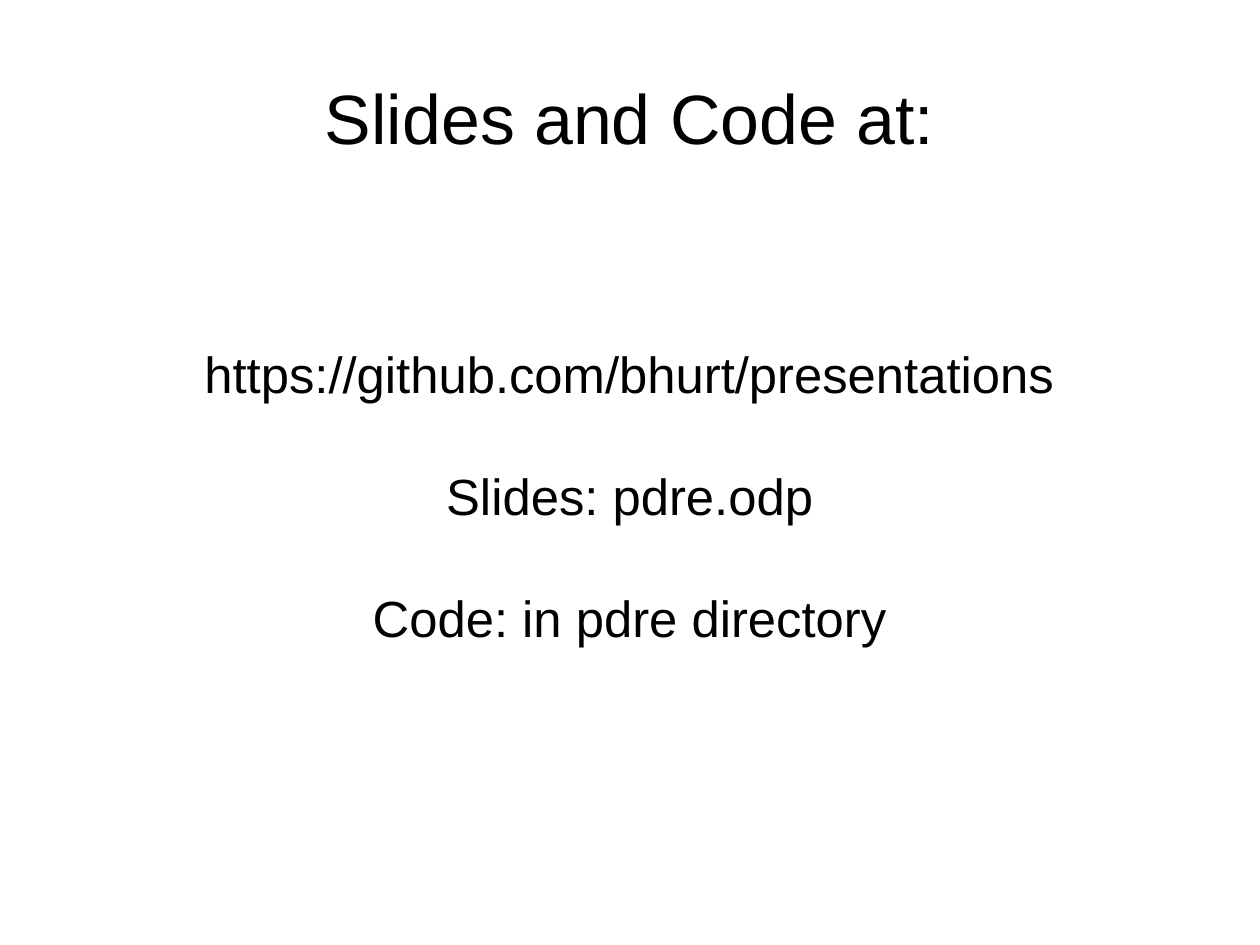
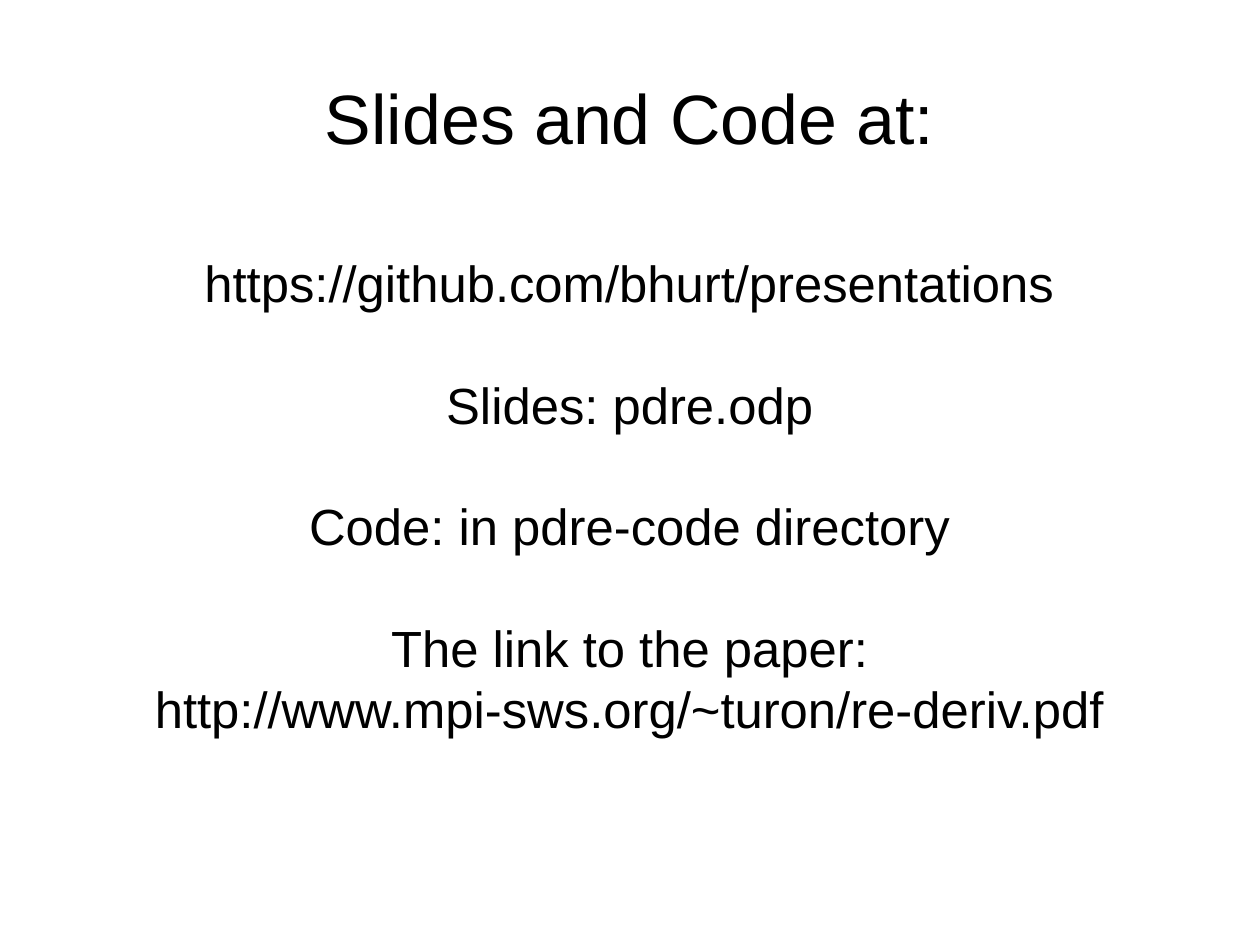
Before and after one commit to bhurt/presentations, a slide deck: slide 111 of pdre.odp (slide 105 before the commit). Drawn at 1260x945 pixels with LibreOffice and Linux fonts; fonts in the diff are those of the drawing. Boxes give left, top, right and bottom in pixels: in the first picture for what was removed or moved away, otherwise in the second. Text is boxed around its words. In the diff, an @@ line names an element or a change of style, - is before the commit and + after.

```diff
--- a/pdre.odp
+++ b/pdre.odp
@@ subtitle at [155, 508, 1104, 739]: text changed @@
-Code: in pdre directory
+Code: in pdre-code directory
+The link to the paper:
+http://www.mpi-sws.org/~turon/re-deriv.pdf
```
Also in this commit, not shown: 10 other slides changed, 7 slides added, 1 slide removed, 1 other file.
